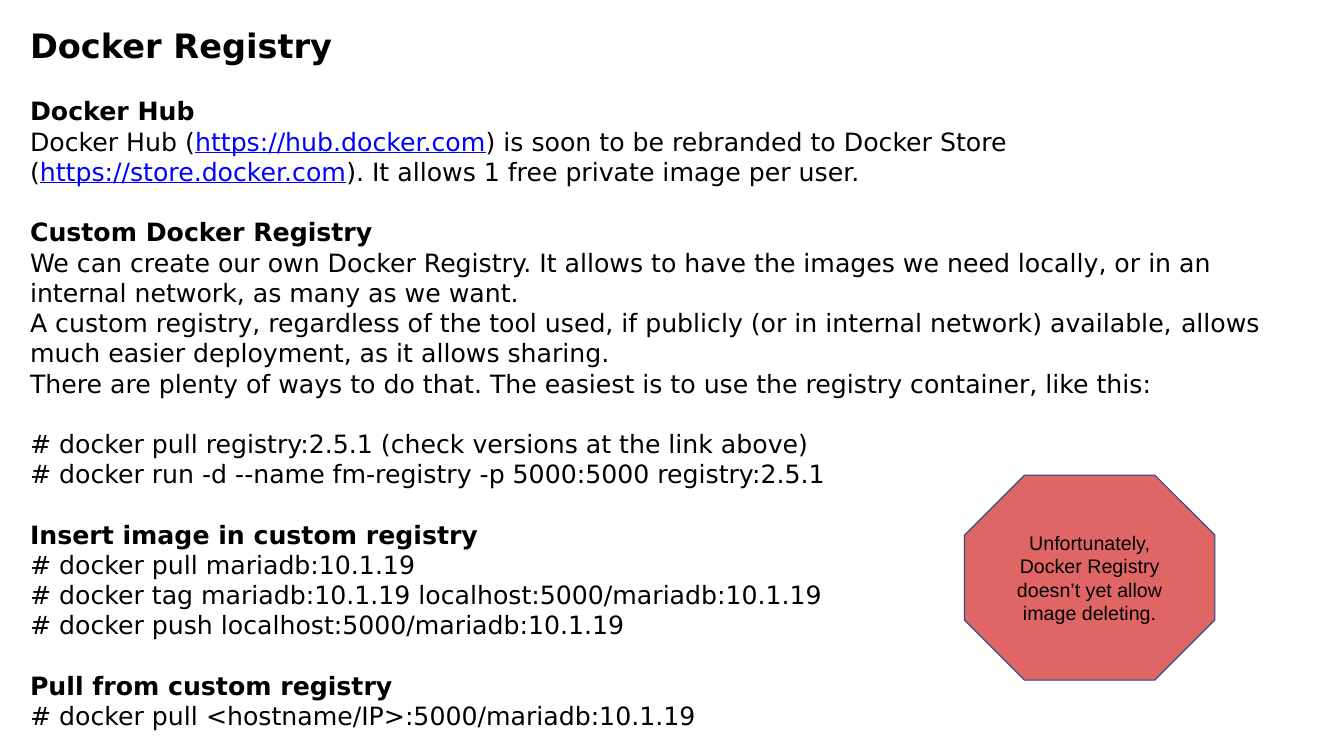
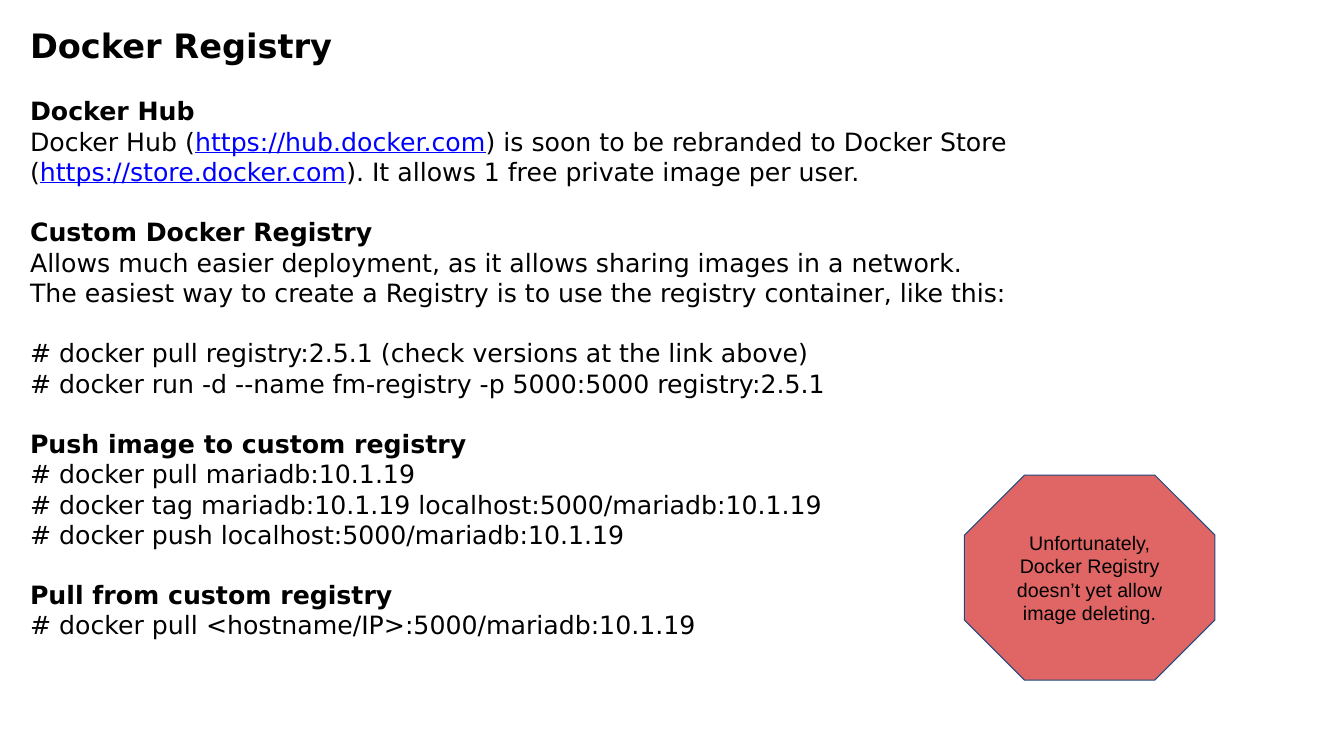
Before and after one commit to luisnabais-courses/course_docker, a slide deck: slide 9 of slides/02_intermediate_course_slides.pptx. Drawn at 1344x756 pixels with LibreOffice and Linux fonts; fonts in the diff are those of the drawing; background and template pictures are left out. Boxes give left, top, right and bottom in pixels: in the first picture for what was removed or moved away, otherwise in the second. Text is boxed around its words. In the diff, an @@ line names an element or a change of style, - is before the commit and + after.

Commit message:
- Updated slides - Moved basic website from class 1 to it's own folder in dockerfile section - created a basic docker compose file for reference of the process

```diff
--- a/slides/02_intermediate_course_slides.pptx
+++ b/slides/02_intermediate_course_slides.pptx
@@ text at (30,253,1005,308): text changed @@
-We can create our own Docker Registry. It allows to have the images we need locally, or in an internal network, as many as we want.
-A custom registry, regardless of the tool used, if publicly (or in internal network) available, allows much easier deployment, as it allows sharing.
-There are plenty of ways to do that. The easiest is to use the registry container, like this:
+Allows much easier deployment, as it allows sharing images in a network.
+The easiest way to create a Registry is to use the registry container, like this:
@@ text at (30,434,466,459): text changed @@
-Insert image in custom registry
+Push image to custom registry
```
Also in this commit, not shown: 14 other slides changed, 3 slides added, 1 slide removed, 5 other files.
